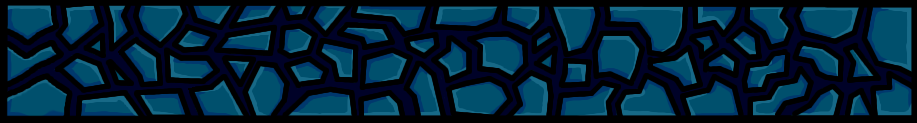
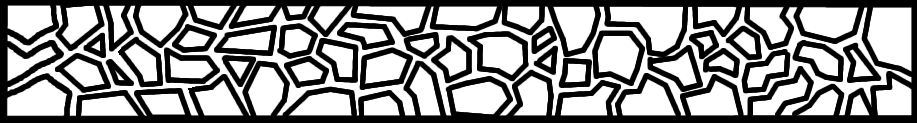
Layered file, before and after one edit (917x123). Changes by layer:
hid "Blue" over [6, 5, 912, 117]
showed "White" over [6, 5, 912, 117]
